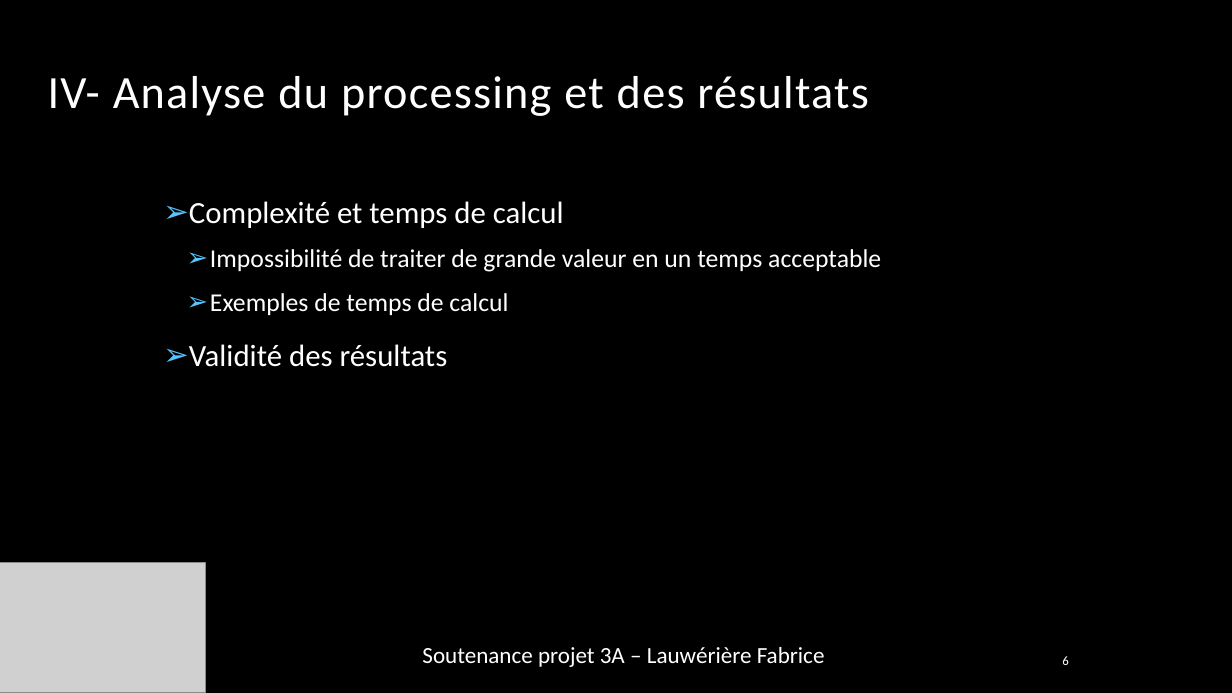
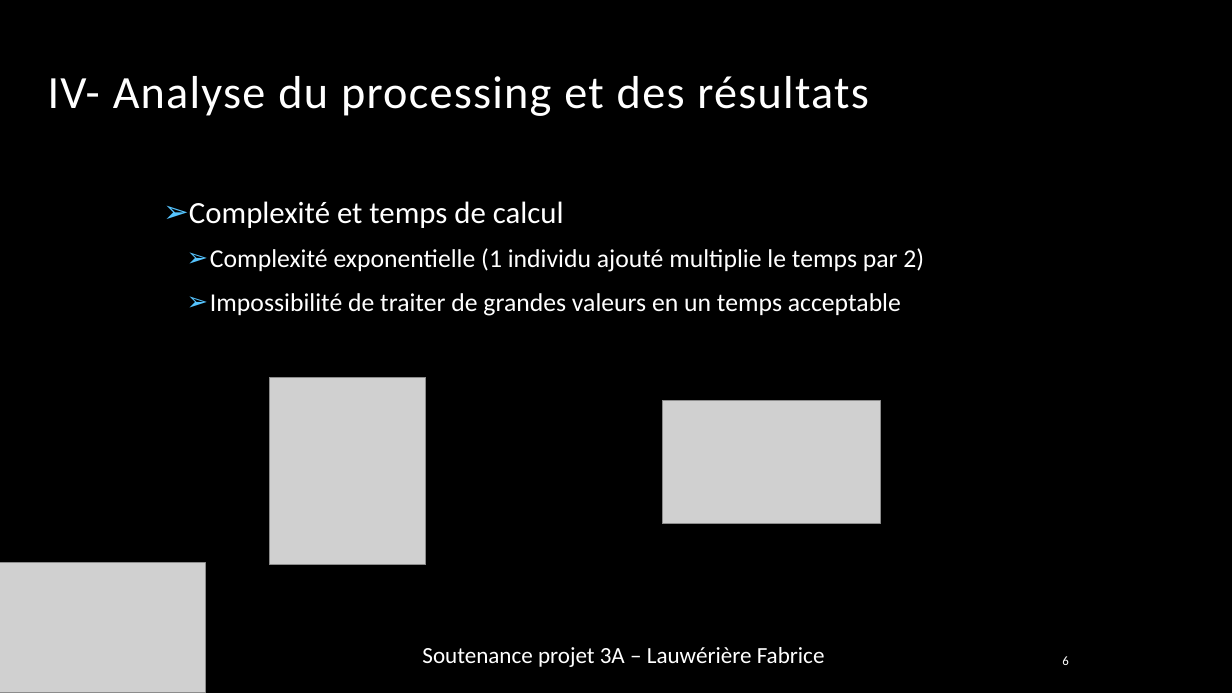
Before and after one commit to fabrice-lauweriere/projet3a-AtypicDetection, a slide deck: slide 7 of Documents/soutenance/soutenanceProjet3A.pptx. Drawn at 1232x693 pixels with LibreOffice and Linux fonts; fonts in the diff are those of the drawing; grey boxes stand for pictures; background and template pictures are left out. Boxes give left, top, right and bottom in pixels: in the first picture for what was removed or moved away, otherwise in the second. Text is boxed around its words. In the diff, an @@ line names an element or a change of style, - is before the commit and + after.

```diff
--- a/Documents/soutenance/soutenanceProjet3A.pptx
+++ b/Documents/soutenance/soutenanceProjet3A.pptx
@@ text at box(210, 248, 924, 316): text changed @@
-  ➢ Impossibilité de traiter de grande valeur en un temps acceptable
-  ➢ Exemples de temps de calcul
-➢ Validité des résultats
+  ➢ Complexité exponentielle (1 individu ajouté multiplie le temps par 2)
+  ➢ Impossibilité de traiter de grandes valeurs en un temps acceptable
@@ picture added at box(269, 377, 425, 565) @@
@@ picture added at box(662, 400, 880, 523) @@
```
Also in this commit, not shown: 6 other slides changed, 2 slides added, 23 other files.
